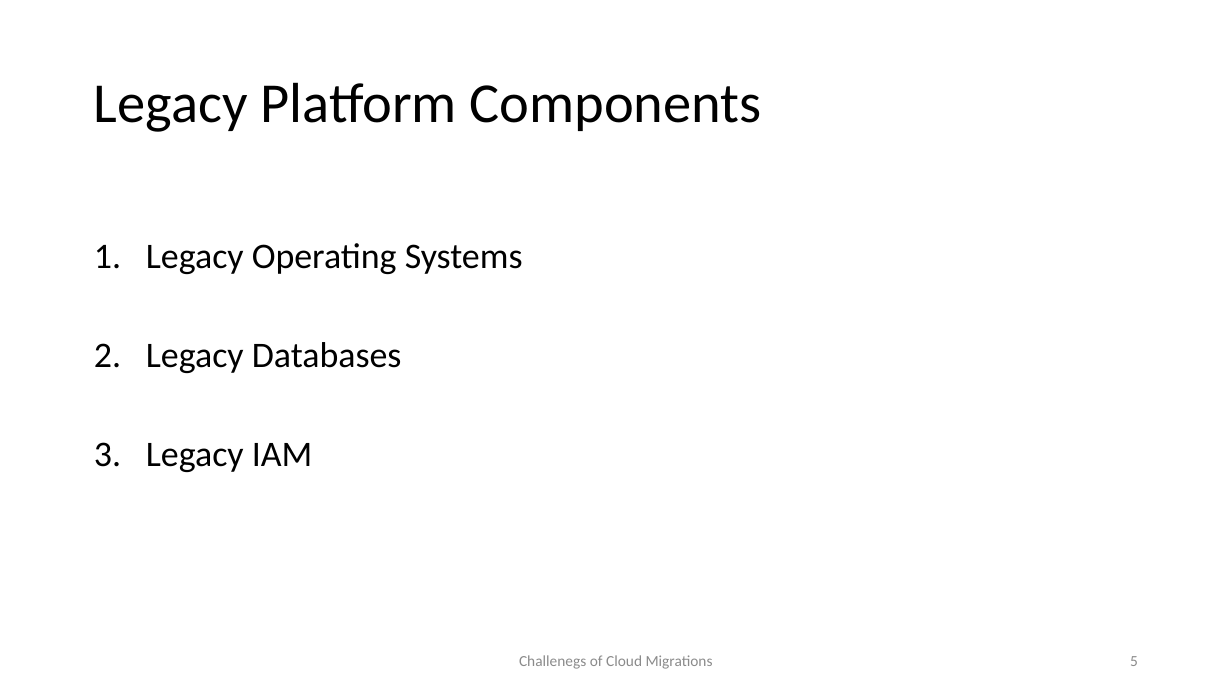
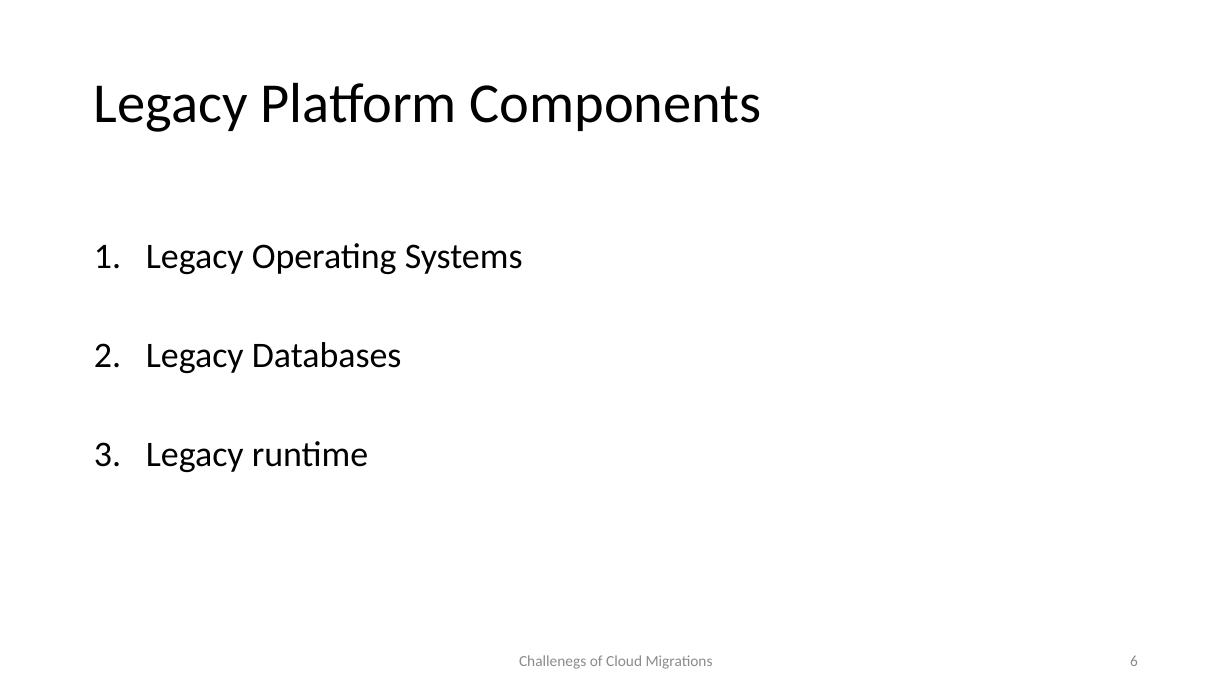
Before and after one commit to wrijugh/techtalks, a slide deck: slide 6 of slides/Challenges-of-Cloud-Migrations-Aug22.pptx (slide 5 before the commit). Drawn at 1232x693 pixels with LibreOffice and Linux fonts; fonts in the diff are those of the drawing. Boxes give left, top, right and bottom in pixels: in the first picture for what was removed or moved away, otherwise in the second. Text is boxed around its words. In the diff, an @@ line names an element or a change of style, - is before the commit and + after.

```diff
--- a/slides/Challenges-of-Cloud-Migrations-Aug22.pptx
+++ b/slides/Challenges-of-Cloud-Migrations-Aug22.pptx
@@ text at (146, 441, 368, 472): text changed @@
-3. Legacy IAM
+3. Legacy runtime
@@ page number at (1130, 655, 1138, 666): text changed @@
-5
+6
```
Also in this commit, not shown: 8 other slides changed, 2 slides added.
